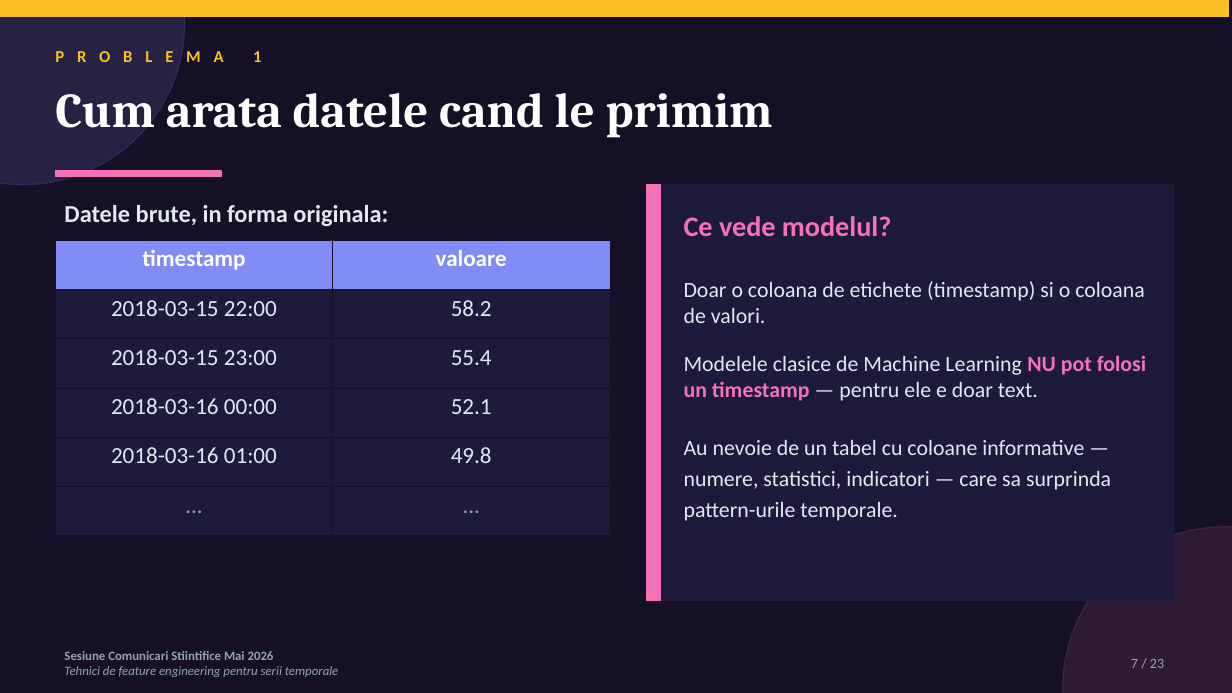
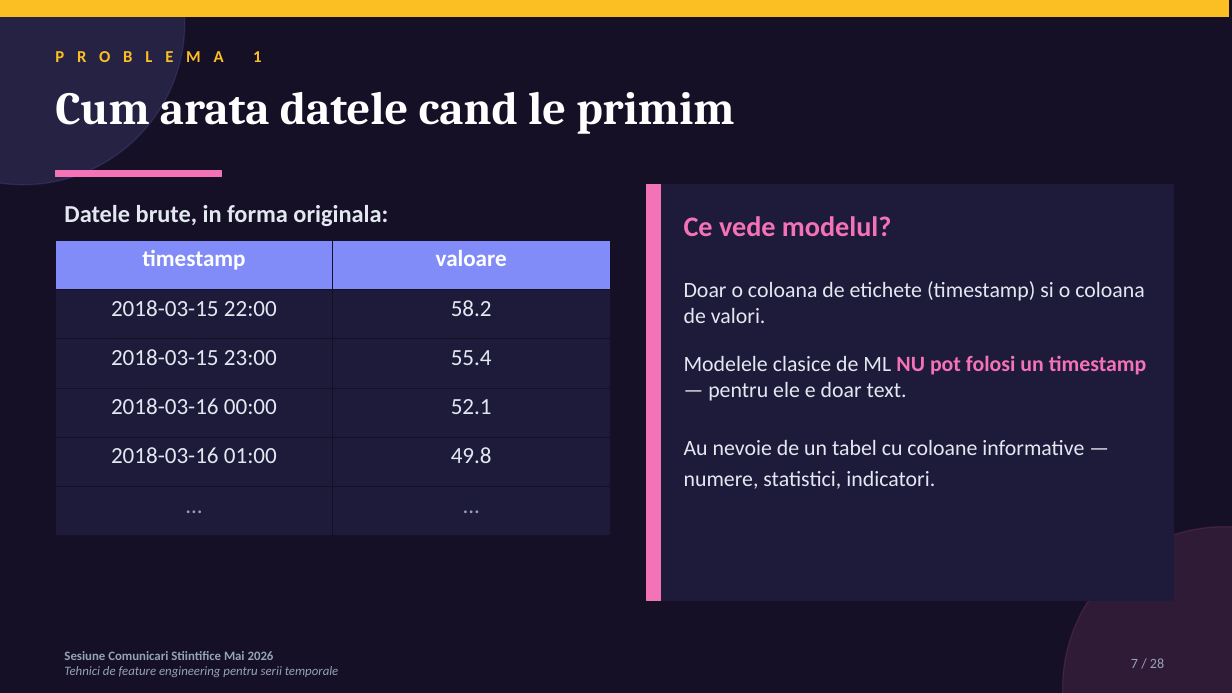
Before and after one commit to diana-nenu/Disertatie_AI_Platform, a slide deck: slide 7 of docs/SCSS/SCSS_FeatureEngineering_Diana_Nenu.pptx. Drawn at 1232x693 pixels with LibreOffice and Linux fonts; fonts in the diff are those of the drawing. Boxes give left, top, right and bottom in pixels: in the first picture for what was removed or moved away, otherwise in the second. Text is boxed around its words. In the diff, an @@ line names an element or a change of style, - is before the commit and + after.

```diff
--- a/docs/SCSS/SCSS_FeatureEngineering_Diana_Nenu.pptx
+++ b/docs/SCSS/SCSS_FeatureEngineering_Diana_Nenu.pptx
@@ text "Cum arata datele cand le ..." at (55,82,734,134): size 38 to 36 pt @@
@@ text at (684,216,1147,489): text changed @@
-Ce vede modelul?
-Doar o coloana de etichete (timestamp) si o coloana de valori.
-Modelele clasice de Machine Learning NU pot folosi un timestamp — pentru ele e doar text.
-Au nevoie de un tabel cu coloane informative — numere, statistici, indicatori — care sa surprinda pattern-urile temporale.
+Ce vede modelul?
+Doar o coloana de etichete (timestamp) si o coloana de valori.
+Modelele clasice de ML NU pot folosi un timestamp — pentru ele e doar text.
+Au nevoie de un tabel cu coloane informative — numere, statistici, indicatori.
@@ text at (1131,658,1164,668): text changed @@
-7 / 23
+7 / 28
```
Also in this commit, not shown: 17 other slides changed, 9 slides added, 4 slides removed, 4 other files.
